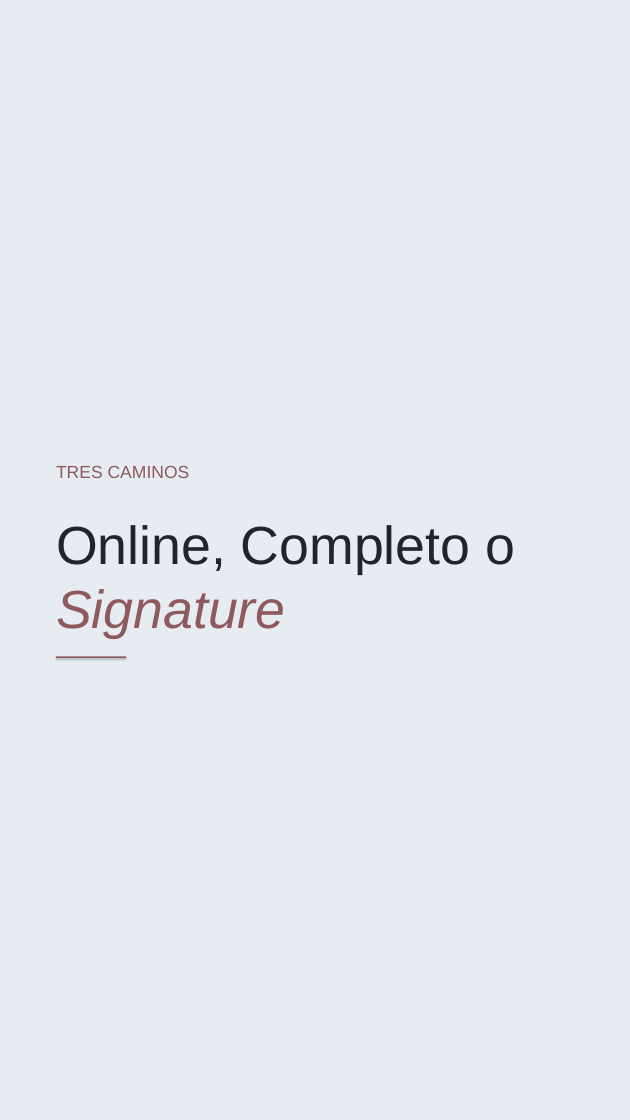
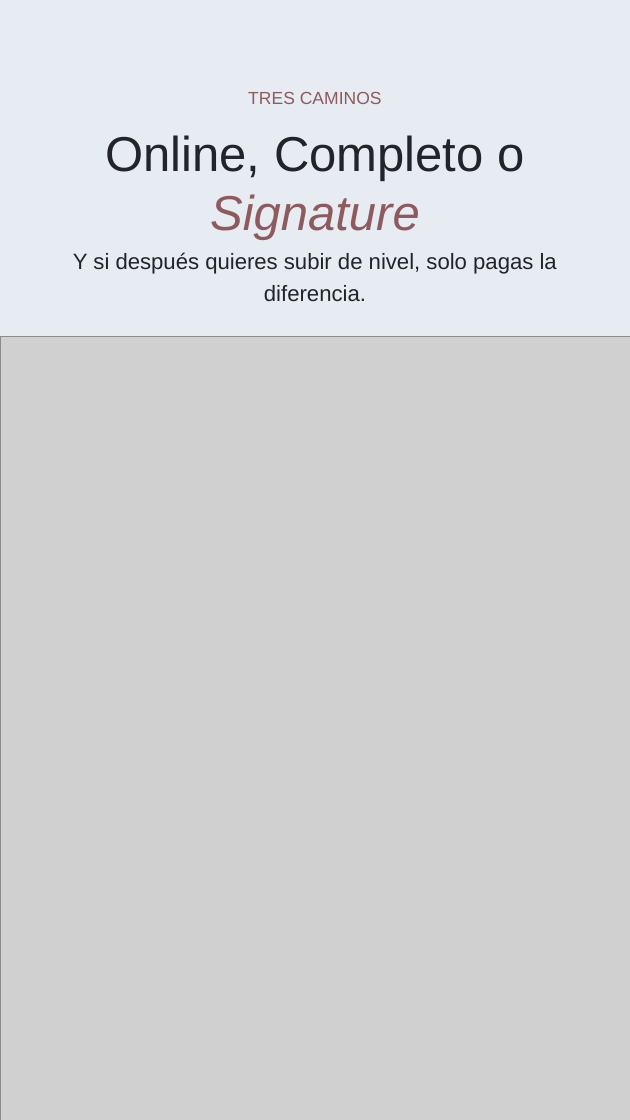
Before and after one commit to NDAEVENTS/NUBES-SCHOOL, a slide deck: slide 5 of public/ig/2026-10-30-nuevas/2026-10-30-stories-canva.pptx. Drawn at 630x1120 pixels with LibreOffice and Linux fonts; fonts in the diff are those of the drawing; grey boxes stand for pictures. Boxes give left, top, right and bottom in pixels: in the first picture for what was removed or moved away, otherwise in the second. Text is boxed around its words. In the diff, an @@ line names an element or a change of style, - is before the commit and + after.

```diff
--- a/public/ig/2026-10-30-nuevas/2026-10-30-stories-canva.pptx
+++ b/public/ig/2026-10-30-nuevas/2026-10-30-stories-canva.pptx
@@ text "TRES CAMINOS": place and size @@
-text "TRES CAMINOS" at [56,466,190,478]
+text "TRES CAMINOS" at [248,92,382,104]
@@ text "TRES CAMINOS" at [248,92,382,104]: alignment left to centre @@
@@ text "Online, Completo o Signature": place and size @@
-text "Online, Completo o Signature" at [56,525,515,638]
+text "Online, Completo o Signature" at [105,135,524,240]
@@ text "Online, Completo o Signature" at [105,135,524,240]: size 69 to 63 pt; alignment left to centre @@
@@ text added at [73,252,557,301], 28.5 pt, text #22232B @@
+Y si después quieres subir de nivel, solo pagas la diferencia.
@@ picture added at [0,337,630,1120] @@
@@ rectangle removed at [56,656,126,658] @@
```
Also in this commit, not shown: 2 other slides changed, 9 other files.
